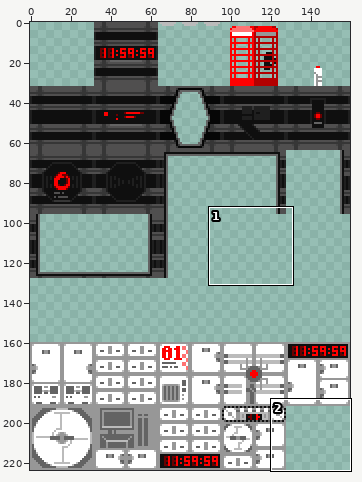
Two states of a sprite sheet, src/graphics/tiles.png. The picture above shows the old version from afar; the outline marks the close-up.
Close-up. Before the edit:
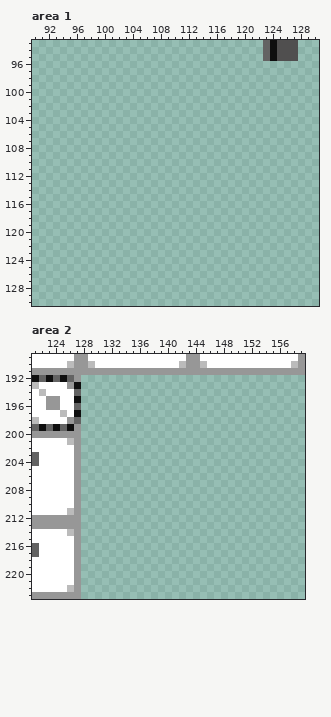
The file is 160x224 pixels. Colours within 5 levels of each other are drawn and written as one. Shown: area 1: x 90..130, y 93..130; area 2: x 121..159, y 189..223.
Once edited:
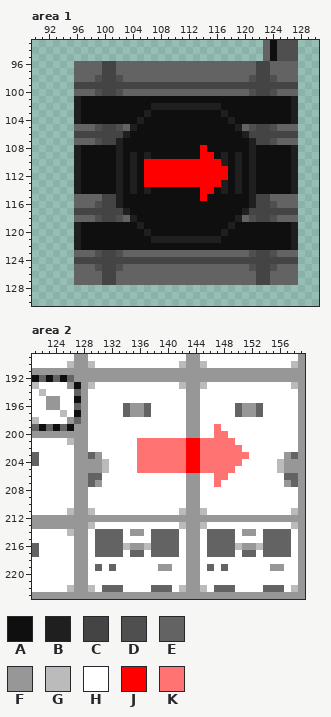
Palette (. is transparent): A #0f0f0f  B #1f1f1f  C #444444  D #504f4f  E #636363  F #979797  G #bbbbbb  H #ffffff  J #fe0000  K #ff7373
Diff:
--- area 1
@@ x 90..130 @@
  95 .................................EADDD...
- 96 .........................................
- 97 .........................................
- 98 .........................................
- 99 .........................................
-100 .........................................
-101 .........................................
-102 .........................................
-103 .........................................
-104 .........................................
-105 .........................................
-106 .........................................
-107 .........................................
-108 .........................................
-109 .........................................
-110 .........................................
-111 .........................................
-112 .........................................
-113 .........................................
-114 .........................................
-115 .........................................
-116 .........................................
-117 .........................................
-118 .........................................
-119 .........................................
-120 .........................................
-121 .........................................
-122 .........................................
-123 .........................................
-124 .........................................
-125 .........................................
-126 .........................................
-127 .........................................
+ 96 ......EEEECCEEEEEEEEEEEEEEEEEEEECCEEEE...
+ 97 ......EEEECCEEEEEEEEEEEEEEEEEEEECCEEEE...
+ 98 ......EEEDCCDEEEEEEEEEEEEEEEEEEDCCDEEE...
+ 99 ......CCCCCCCCCCCCCCCCCCCCCCCCCCCCCCCC...
+100 ......EEEDCCDEEEEEEEEEEEEEEEEEEDCCDEEE...
+101 ......BAAAAAAAAAAAAAAAAAAAAAAAAAAAAAAB...
+102 ......BAAAAAAAAAABBBBBBBBBBAAAAAAAAAAB...
+103 ......BAAAAAAAAABAAAAAAAAAABAAAAAAAAAB...
+104 ......BAAAAAAAABAAAAAAAAAAAABAAAAAAAAB...
+105 ......EEEDCCDEBAAAAAAAAAAAAAABEDCCDEEE...
+106 ......CCCCCCCBAAAAAAAAAAAAAAAABCCCCCCC...
+107 ......EEEDCCBAAAAAAAAAAAAAAAAAABCCDEEE...
+108 ......BAAAAABAAAAAAAAAAAJAAAAAABAAAAAB...
+109 ......BAAAAABABABAAAAAAAJJABABABAAAAAB...
+110 ......BAAAAABABAJJJJJJJJJJJBABABAAAAAB...
+111 ......BAAAAABABAJJJJJJJJJJJJABABAAAAAB...
+112 ......BAAAAABABAJJJJJJJJJJJJABABAAAAAB...
+113 ......BAAAAABABAJJJJJJJJJJJBABABAAAAAB...
+114 ......BAAAAABABABAAAAAAAJJABABABAAAAAB...
+115 ......EEEECCBAAAAAAAAAAAJAAAAAABCCEEEE...
+116 ......EEEDCCBAAAAAAAAAAAAAAAAAABCCDEEE...
+117 ......CCCCCCCBAAAAAAAAAAAAAAAABCCCCCCC...
+118 ......EEEDCCDEBAAAAAAAAAAAAAABEDCCDEEE...
+119 ......BAAAAAAAABAAAAAAAAAAAABAAAAAAAAB...
+120 ......BAAAAAAAAABAAAAAAAAAABAAAAAAAAAB...
+121 ......BAAAAAAAAAABBBBBBBBBBAAAAAAAAAAB...
+122 ......BAAAAAAAAAAAAAAAAAAAAAAAAAAAAAAB...
+123 ......EEEDCCDEEEEEEEEEEEEEEEEEEDCCDEEE...
+124 ......CCCCCCCCCCCCCCCCCCCCCCCCCCCCCCCC...
+125 ......EEEDCCDEEEEEEEEEEEEEEEEEEDCCDEEE...
+126 ......EEEECCEEEEEEEEEEEEEEEEEEEECCEEEE...
+127 ......EEEECCEEEEEEEEEEEEEEEEEEEECCEEEE...
 128 .........................................
--- area 2
@@ x 121..159 @@
 191 FFFFFFFFFFFFFFFFFFFFFFFFFFFFFFFFFFFFFFF
-192 AEAEAEF................................
-193 GHHHHFA................................
-194 HGHHHHE................................
-195 HHFFHHA................................
-196 HHFFHHE................................
-197 HHHHGHA................................
-198 GHHHHFE................................
-199 EAEAEAF................................
-200 FFFFFFF................................
-201 HHHHHGF................................
-202 HHHHHHF................................
-203 EHHHHHF................................
-204 EHHHHHF................................
-205 HHHHHHF................................
-206 HHHHHHF................................
-207 HHHHHHF................................
-208 HHHHHHF................................
-209 HHHHHHF................................
-210 HHHHHHF................................
-211 HHHHHGF................................
-212 FFFFFFF................................
-213 FFFFFFF................................
-214 HHHHHGF................................
-215 HHHHHHF................................
-216 EHHHHHF................................
-217 EHHHHHF................................
-218 HHHHHHF................................
-219 HHHHHHF................................
-220 HHHHHHF................................
-221 HHHHHHF................................
-222 HHHHHGF................................
-223 FFFFFFF................................
+192 AEAEAEFFFFFFFFFFFFFFFFFFFFFFFFFFFFFFFFF
+193 GHHHHFAFGHHHHHHHHHHHHGFFGHHHHHHHHHHHHGF
+194 HGHHHHEFHHHHHHHHHHHHHHFFHHHHHHHHHHHHHHF
+195 HHFFHHAFHHHHHHHHHHHHHHFFHHHHHHHHHHHHHHF
+196 HHFFHHEFHHHHHEFFEHHHHHFFHHHHHEFFEHHHHHF
+197 HHHHGHAFHHHHHEFFEHHHHHFFHHHHHEFFEHHHHHF
+198 GHHHHFEFHHHHHHHHHHHHHHFFHHHHHHHHHHHHHHF
+199 EAEAEAFFHHHHHHHHHHHHHHFFHHKHHHHHHHHHHHF
+200 FFFFFFFFHHHHHHHHHHHHHHFFHHKKHHHHHHHHHHF
+201 HHHHHGFFHHHHHHHKKKKKKKJJKKKKKHHHHHHHHHF
+202 HHHHHHFFHHHHHHHKKKKKKKJJKKKKKKHHHHHHHHF
+203 EHHHHHFFEFHHHHHKKKKKKKJJKKKKKKKHHHHHFEF
+204 EHHHHHFFFFGHHHHKKKKKKKJJKKKKKKHHHHHGFFF
+205 HHHHHHFFFFGHHHHKKKKKKKJJKKKKKHHHHHHGFFF
+206 HHHHHHFFEEHHHHHHHHHHHHFFHHKKHHHHHHHHEEF
+207 HHHHHHFFEFHHHHHHHHHHHHFFHHKHHHHHHHHHFEF
+208 HHHHHHFFHHHHHHHHHHHHHHFFHHHHHHHHHHHHHHF
+209 HHHHHHFFHHHHHHHHHHHHHHFFHHHHHHHHHHHHHHF
+210 HHHHHHFFHHHHHHHHHHHHHHFFHHHHHHHHHHHHHHF
+211 HHHHHGFFGHHHHHHHHHHHHGFFGHHHHHHHHHHHHGF
+212 FFFFFFFFFFFFFFFFFFFFFFFFFFFFFFFFFFFFFFF
+213 FFFFFFFFGHHHHHHHHHHHHGFFGHHHHHHHHHHHHGF
+214 HHHHHGFFHEEEEHFFHEEEEHFFHEEEEHFFHEEEEHF
+215 HHHHHHFFHEEEEHHHHEEEEHFFHEEEEHHHHEEEEHF
+216 EHHHHHFFHEEEEGFFGEEEEHFFHEEEEGFFGEEEEHF
+217 EHHHHHFFHEEEEHEEHEEEEHFFHEEEEHEEHEEEEHF
+218 HHHHHHFFHHHHHHHHHHHHHHFFHHHHHHHHHHHHHHF
+219 HHHHHHFFHEHEHHHHHHFFHHFFHEHEHHHHHHFFHHF
+220 HHHHHHFFHHHHHHHHHHHHHHFFHHHHHHHHHHHHHHF
+221 HHHHHHFFHHHHHHHHHHHHHHFFHHHHHHHHHHHHHHF
+222 HHHHHGFFGHEEEHHHHEEEHGFFGHEEEHHHHEEEHGF
+223 FFFFFFFFFFFFFFFFFFFFFFFFFFFFFFFFFFFFFFF
Where, in picture pixels (left, top, right, bottom), the same in both close-ups:
added: (74, 61, 298, 285)
added: (81, 375, 305, 599)
